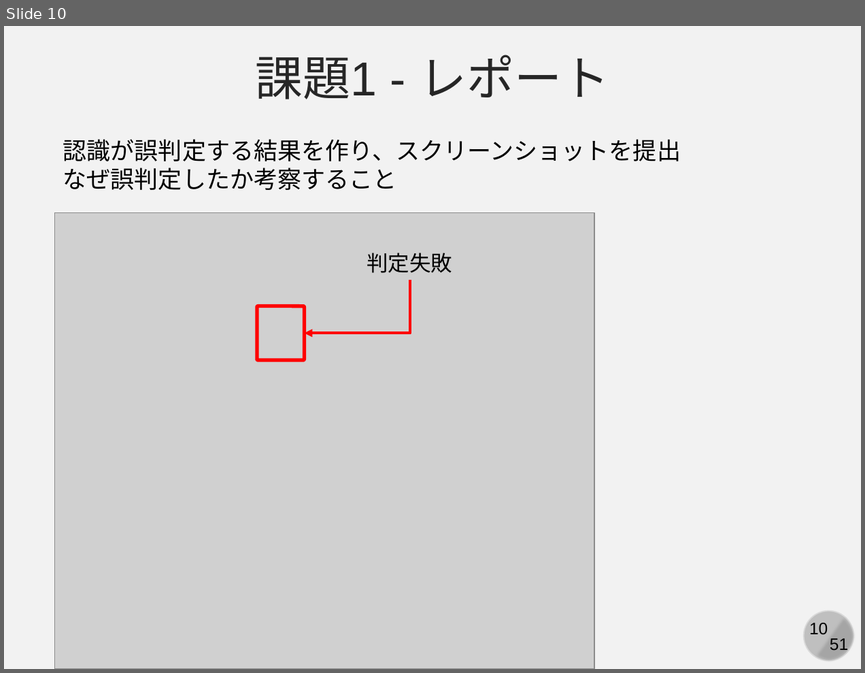
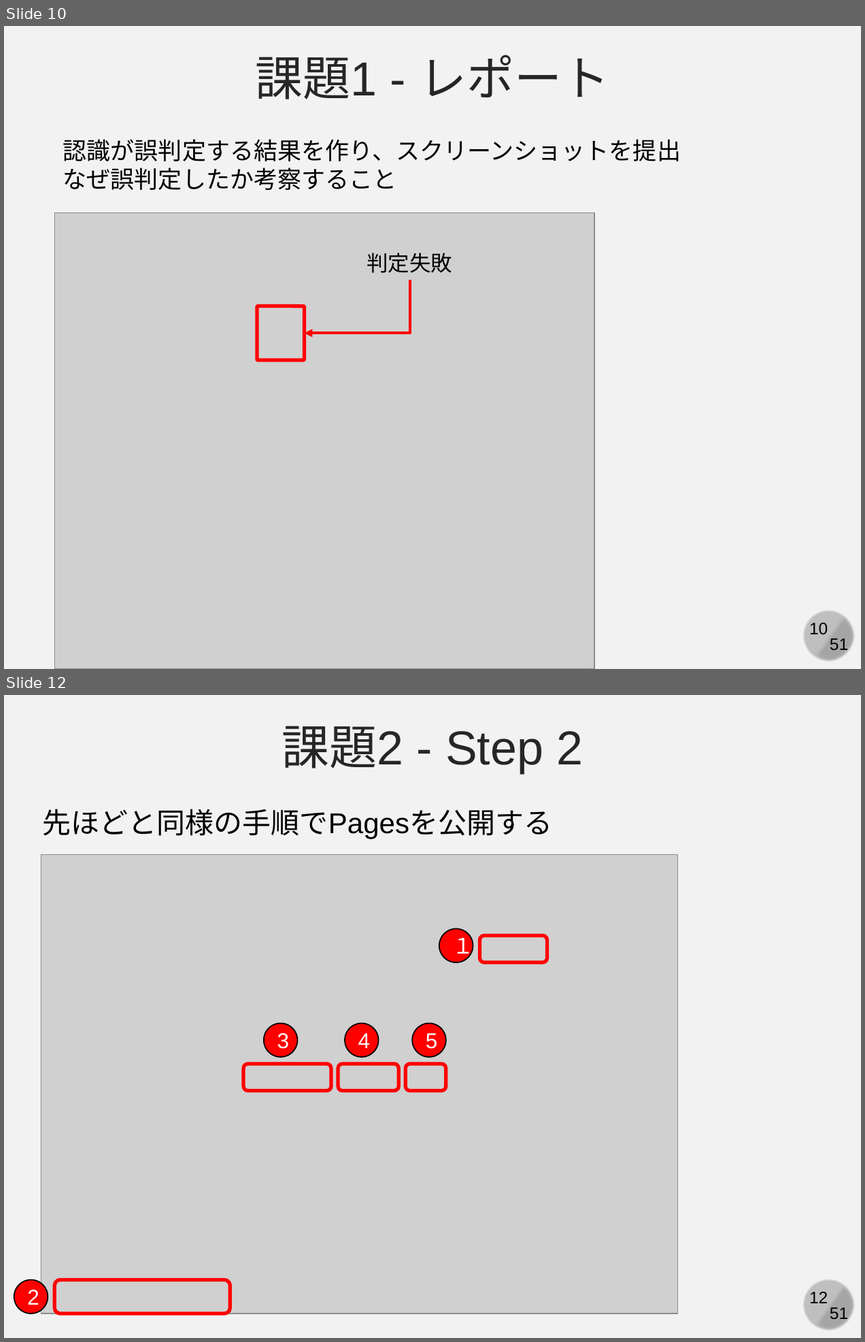
Before and after one commit to kaityo256/github, a slide deck: practice_github2/fig/github_ex04.pptx. Shown one above the other, each under a label of ours: slide 10 before the commit, slides 10 and 12 after it; the slides between them are not shown. The pictures are 865x673 and 865x1342 pixels, drawn with LibreOffice and Linux fonts; fonts in the diff are those of the drawing; grey boxes stand for pictures. Boxes give left, top, right and bottom in pixels: in the first picture for what was removed or moved away, otherwise in the second. Text is boxed around its words. In the diff, an @@ line names an element or a change of style, - is before the commit and + after.

```diff
--- a/practice_github2/fig/github_ex04.pptx
+++ b/practice_github2/fig/github_ex04.pptx
@@ slide 12 added at (4, 695, 861, 1338), background #F2F2F2; not listed: 4 template elements that a slide beside it also shows @@
@@ text added at (281, 726, 583, 773), 40 pt, text #262626 @@
+課題2 - Step 2
@@ text added at (43, 809, 552, 839), 24 pt, text #000000 @@
+先ほどと同様の手順でPagesを公開する
@@ picture added at (41, 854, 677, 1312) @@
@@ ellipse added at (439, 929, 473, 962), fill #FF0000, outline #000000 1 pt, 18 pt, text #FFFFFF @@
+１
@@ rounded rectangle added at (479, 936, 547, 962), outline #FF0000 3 pt @@
@@ ellipse added at (264, 1023, 297, 1057), fill #FF0000, outline #000000 1 pt, 18 pt, text #FFFFFF @@
+3
@@ ellipse added at (345, 1023, 379, 1057), fill #FF0000, outline #000000 1 pt, 18 pt, text #FFFFFF @@
+4
@@ ellipse added at (412, 1023, 445, 1057), fill #FF0000, outline #000000 1 pt, 18 pt, text #FFFFFF @@
+5
@@ rounded rectangle added at (244, 1064, 331, 1090), outline #FF0000 3 pt @@
@@ rounded rectangle added at (338, 1064, 399, 1090), outline #FF0000 3 pt @@
@@ rounded rectangle added at (406, 1064, 446, 1090), outline #FF0000 3 pt @@
@@ ellipse added at (14, 1279, 48, 1312), fill #FF0000, outline #000000 1 pt, 18 pt, text #FFFFFF @@
+2
@@ rounded rectangle added at (54, 1279, 230, 1312), outline #FF0000 3 pt @@
```
Also in this commit, not shown: 12 other slides added, 1 other file.
